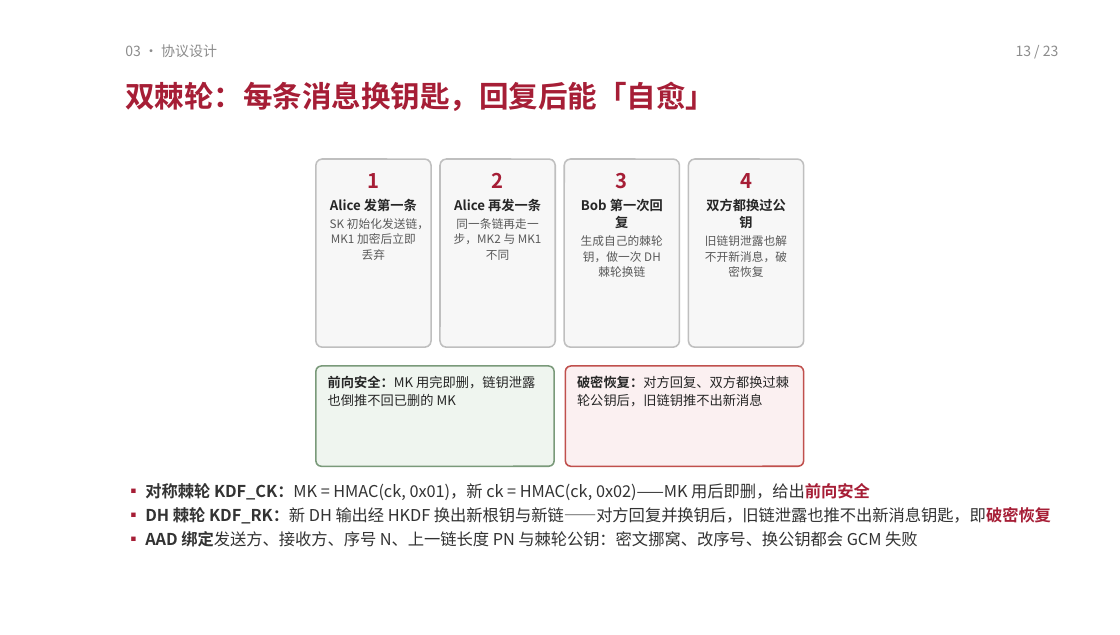
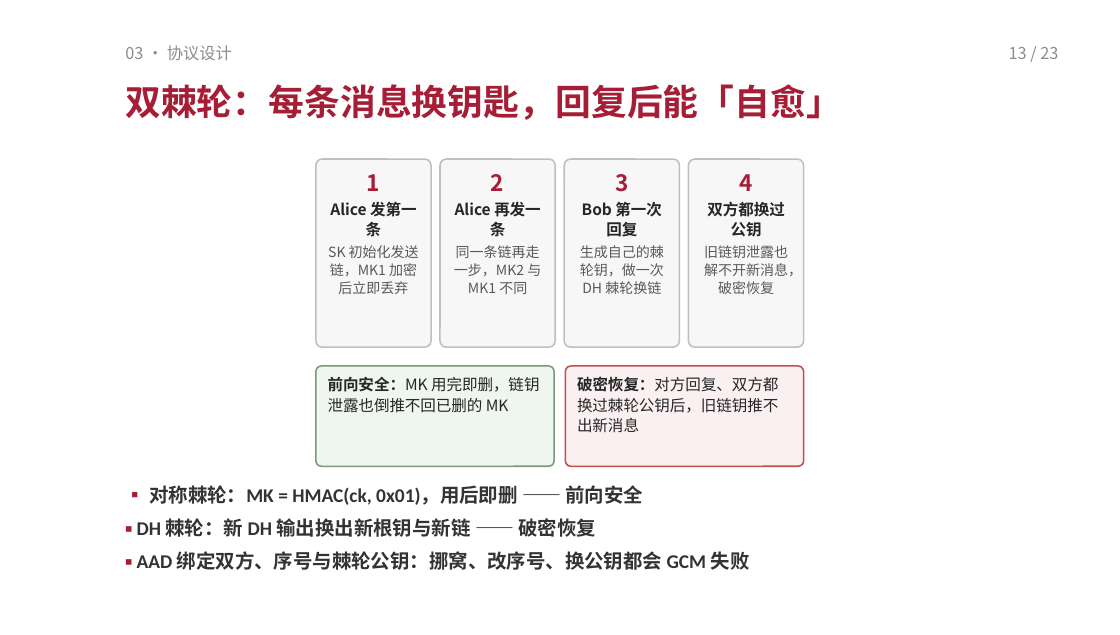
Before and after one commit to TomHaoZi/ECNUchat, a slide deck: slide 13 of 中期汇报/ECNUchat-中期汇报.pptx. Drawn at 1120x635 pixels with LibreOffice and Linux fonts; fonts in the diff are those of the drawing. Boxes give left, top, right and bottom in pixels: in the first picture for what was removed or moved away, otherwise in the second. Text is boxed around its words. In the diff, an @@ line names an element or a change of style, - is before the commit and + after.

Commit message:
PPT 简约大字版：全文精简（每页只留要点）、字号整体放大、标题单行化，图解保留原生形状；速记卡与 README 同步为 23 页，预览 PDF 重新生成

```diff
--- a/中期汇报/ECNUchat-中期汇报.pptx
+++ b/中期汇报/ECNUchat-中期汇报.pptx
@@ text "03 · 协议设计" at [125, 45, 232, 60]: size 9 to 10.5 pt @@
@@ text "13 / 23" at [1009, 47, 1058, 59]: size 9 to 10.5 pt @@
@@ text "双棘轮：每条消息换钥匙，回复后能「自愈」" at [125, 84, 842, 120]: size 19 to 23 pt @@
@@ rounded rectangle "1" at [316, 159, 431, 347]: size 13 to 14.5 pt in "1"; size 8.5 to 10 pt in "Alice 发第一条"; size 7.5 to 9 pt in "SK 初始化发送链，MK1 加密后立即丢弃" @@
@@ rounded rectangle "2" at [440, 159, 556, 347]: size 13 to 14.5 pt in "2"; size 8.5 to 10 pt in "Alice 再发一条"; size 7.5 to 9 pt in "同一条链再走一步，MK2 与 MK1 不同" @@
@@ rounded rectangle "3" at [564, 159, 680, 347]: size 13 to 14.5 pt in "3"; size 8.5 to 10 pt in "Bob 第一次回复"; size 7.5 to 9 pt in "生成自己的棘轮钥，做一次 DH 棘轮换链" @@
@@ rounded rectangle "4" at [689, 159, 804, 347]: size 13 to 14.5 pt in "4"; size 8.5 to 10 pt in "双方都换过公钥"; size 7.5 to 9 pt in "旧链钥泄露也解不开新消息，破密恢复" @@
@@ rounded rectangle "前向安全：MK 用完即删，链钥泄露也倒推不回已删的 MK" at [316, 366, 554, 467]: size 8.5 to 10 pt @@
@@ rounded rectangle "破密恢复：对方回复、双方都换过棘轮公钥后，旧链钥推不出新消息" at [566, 366, 804, 467]: size 8.5 to 10 pt @@
@@ text at [137, 485, 750, 570]: text changed; size 10.5 to 12.5 pt; font Noto Sans CJK SC to Calibri; bold on @@
-▪ 对称棘轮 KDF_CK：MK = HMAC(ck, 0x01)，新 ck = HMAC(ck, 0x02)——MK 用后即删，给出前向安全
-▪ DH 棘轮 KDF_RK：新 DH 输出经 HKDF 换出新根钥与新链——对方回复并换钥后，旧链泄露也推不出新消息钥匙，即破密恢复
-▪ AAD 绑定发送方、接收方、序号 N、上一链长度 PN 与棘轮公钥：密文挪窝、改序号、换公钥都会 GCM 失败
+▪ 对称棘轮：MK = HMAC(ck, 0x01)，用后即删 —— 前向安全
+▪ DH 棘轮：新 DH 输出换出新根钥与新链 —— 破密恢复
+▪ AAD 绑定双方、序号与棘轮公钥：挪窝、改序号、换公钥都会 GCM 失败
```
Also in this commit, not shown: 20 other slides changed, 4 other files.
